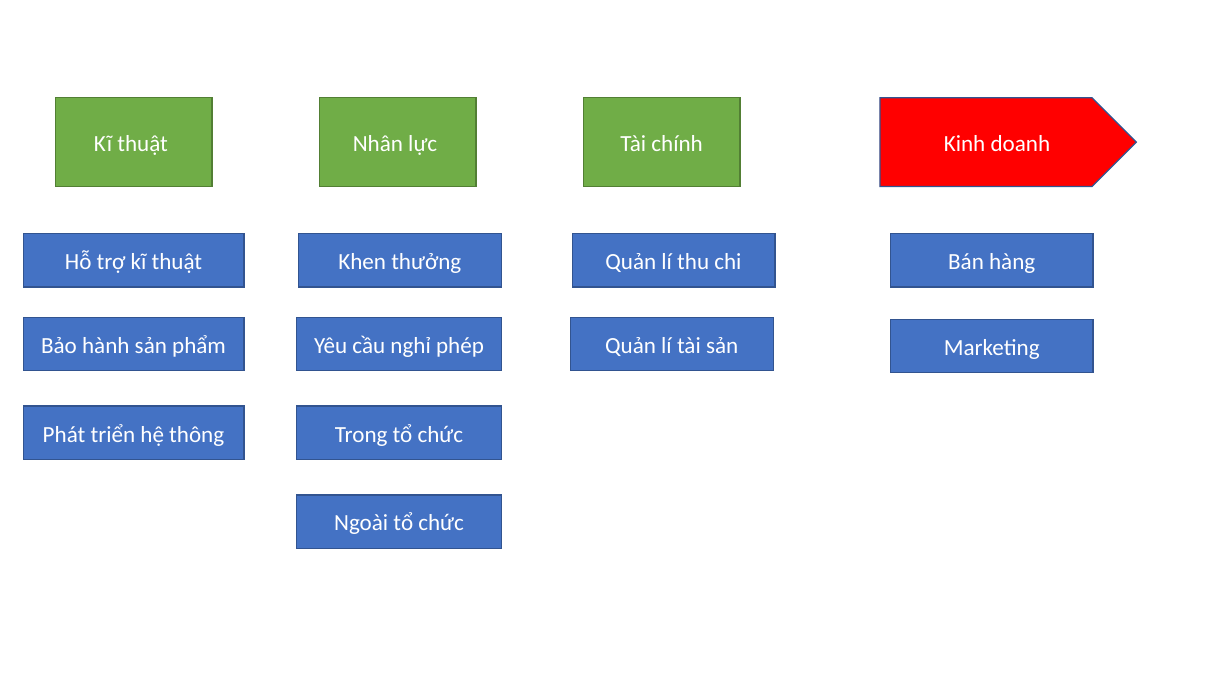
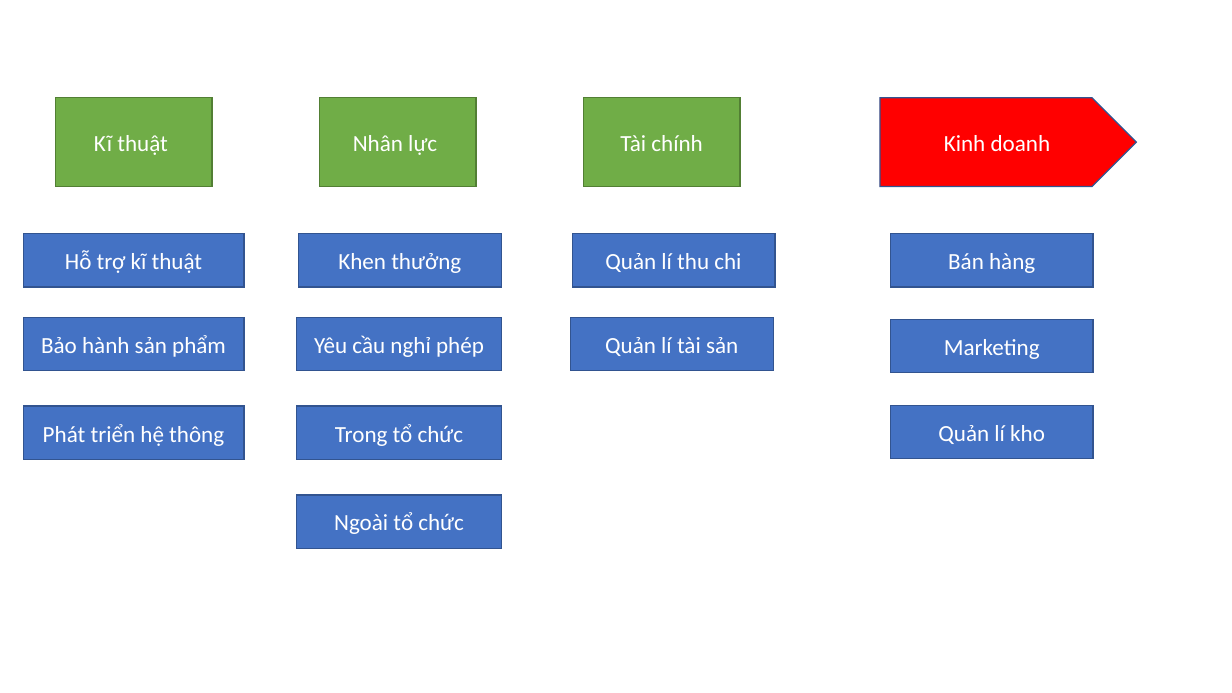
Before and after one commit to cuong160920/KTHTTT, a slide deck: slide 5 of Presentation1.pptx. Drawn at 1232x693 pixels with LibreOffice and Linux fonts; fonts in the diff are those of the drawing. Boxes give left, top, right and bottom in pixels: in the first picture for what was removed or moved away, otherwise in the second. Text is boxed around its words. In the diff, an @@ line names an element or a change of style, - is before the commit and + after.

```diff
--- a/Presentation1.pptx
+++ b/Presentation1.pptx
@@ rectangle added at box(891, 406, 1093, 459), fill #4472C4, outline #325491 1 pt, 18 pt, text #FFFFFF @@
+Quản lí kho
```
Also in this commit, not shown: 1 other file.
